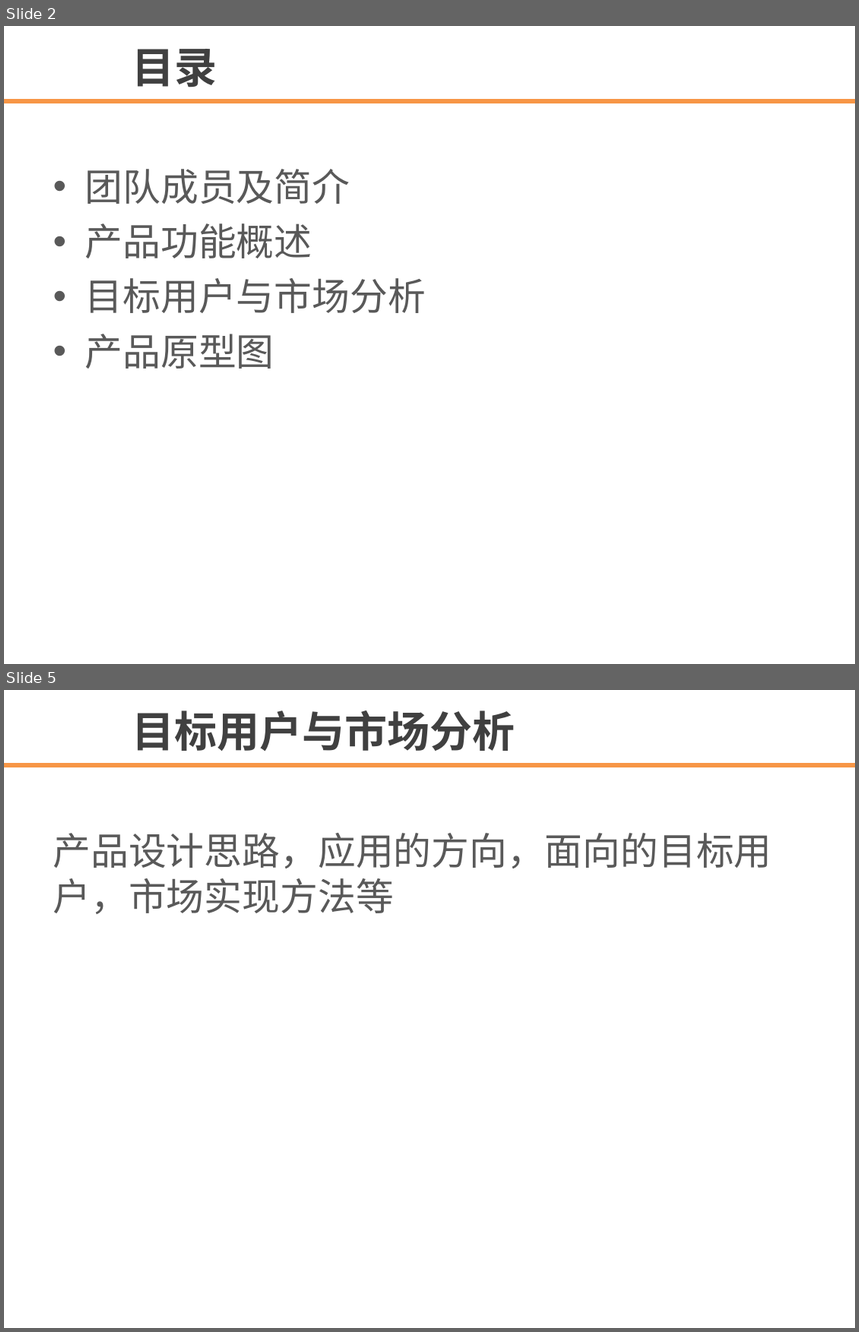
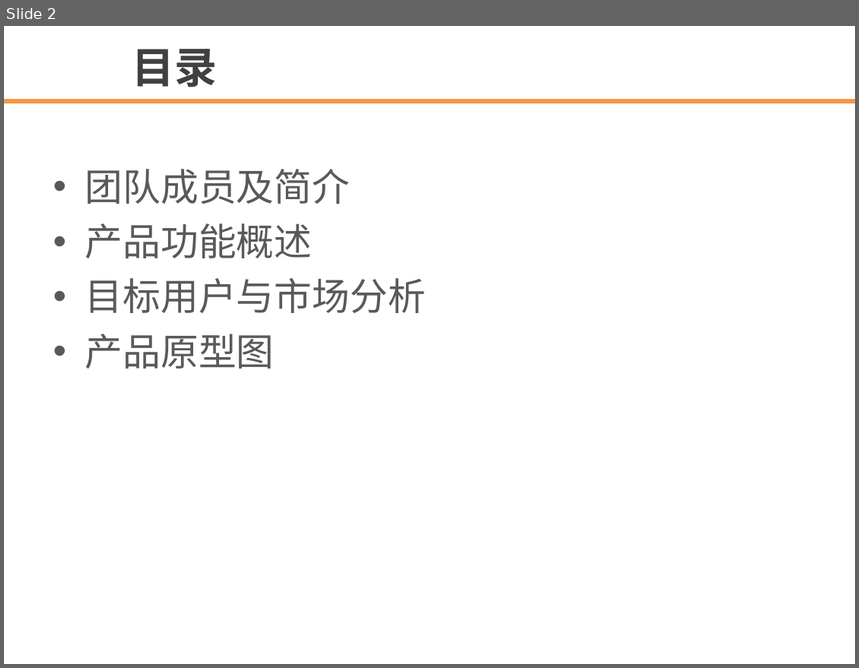
Before and after one commit to biscuit-team/CorrectNote, a slide deck: document/template.ppt. Shown one above the other, each under a label of ours: slides 2 and 5 before the commit, slide 2 after it; the slides between them are not shown. The pictures are 859x1332 and 859x668 pixels, drawn with LibreOffice and Linux fonts; fonts in the diff are those of the drawing; background and template pictures are left out. Boxes give left, top, right and bottom in pixels: in the first picture for what was removed or moved away, otherwise in the second. Text is boxed around its words. In the diff, an @@ line names an element or a change of style, - is before the commit and + after.

```diff
--- a/document/template.ppt
+++ b/document/template.ppt
@@ slide 5 removed at [4, 690, 855, 1328], background #FFFFFF; not listed: 1 template element that a slide beside it also shows @@
@@ text removed at [132, 711, 515, 751] @@
-目标用户与市场分析
@@ text removed at [53, 833, 772, 914] @@
-产品设计思路，应用的方向，面向的目标用户，市场实现方法等
```
Also in this commit, not shown: 2 slides changed, 7 slides added, 2 other slides removed.
